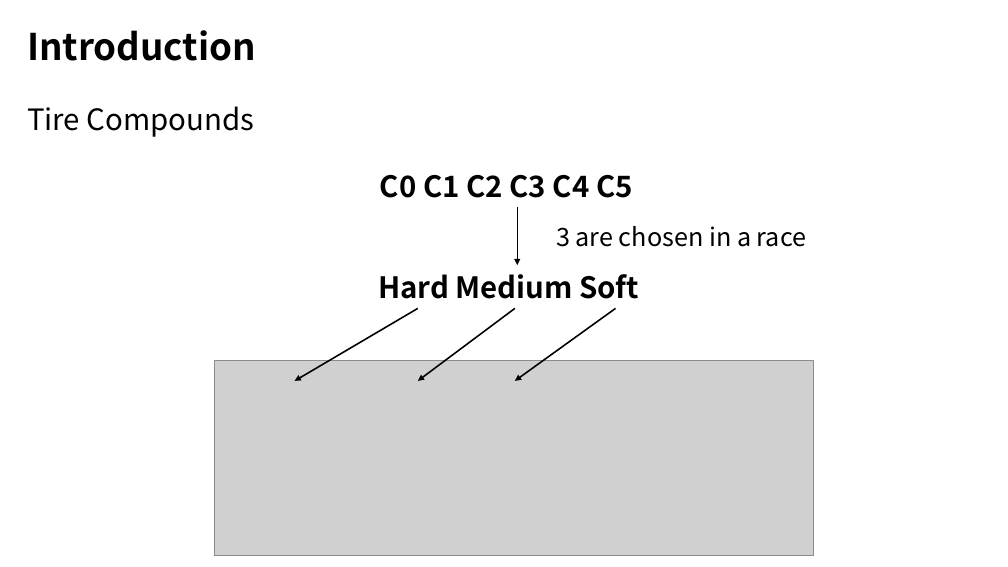
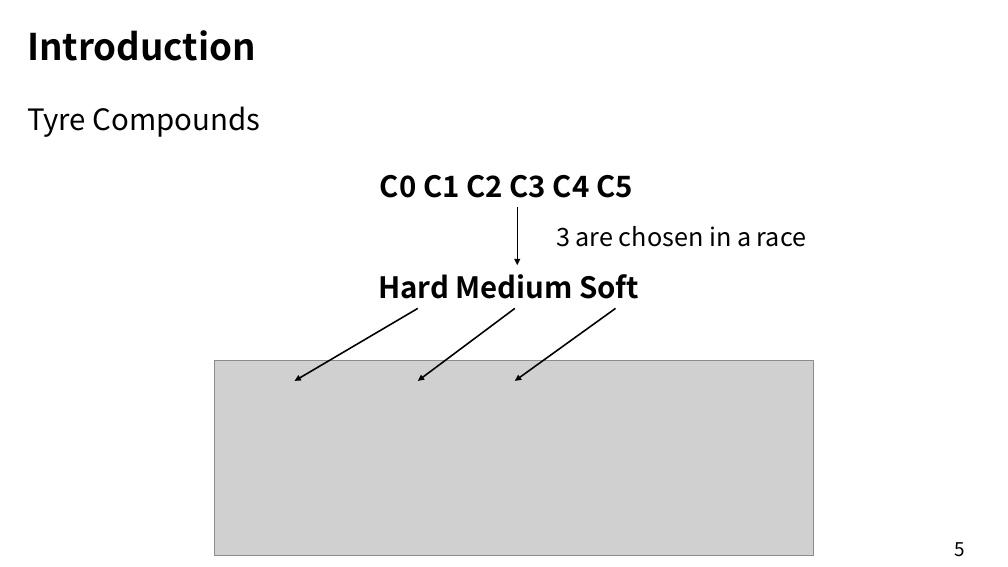
Before and after one commit to xvhhvx/EESM5900V_Project, a slide deck: slide 5 of Project_Presentation.pptx. Drawn at 1008x567 pixels with LibreOffice and Linux fonts; fonts in the diff are those of the drawing; grey boxes stand for pictures. Boxes give left, top, right and bottom in pixels: in the first picture for what was removed or moved away, otherwise in the second. Text is boxed around its words. In the diff, an @@ line names an element or a change of style, - is before the commit and + after.

```diff
--- a/Project_Presentation.pptx
+++ b/Project_Presentation.pptx
@@ text at [27,106,260,137]: text changed @@
-Tire Compounds
+Tyre Compounds
@@ text added at [954,542,964,557], 18 pt, text #000000 @@
+5
```
Also in this commit, not shown: 6 other slides changed, 4 slides added, 2 slides removed.
